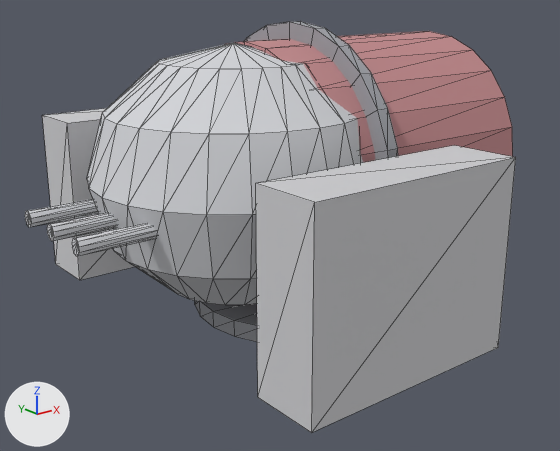
What one commit did to the OBJ model Models/vge_gun_anticraft_emitter.obj.
Camera for both pictures: a 50 mm camera at (-4.75, -5.55, 2.95) aimed at (-0.19, 0.15, 0.67). Arrows for +X, +Y and +Z are at lower left; the lights stay in place. The older version comes first. Mesh edges are drawn as thin lines. Where no turn or scale is listed for an object, it has been applied to the vertices.

The first picture shows 'vge_gun_anticraft_emitter_0', 'vge_gun_anticraft_emitter_1', 'vge_gun_anticraft_emitter_10', 'vge_gun_anticraft_emitter_2', 'vge_gun_anticraft_emitter_3', 'vge_gun_anticraft_emitter_4', 'vge_gun_anticraft_emitter_5', 'vge_gun_anticraft_emitter_8', 'vge_gun_anticraft_emitter_9'.
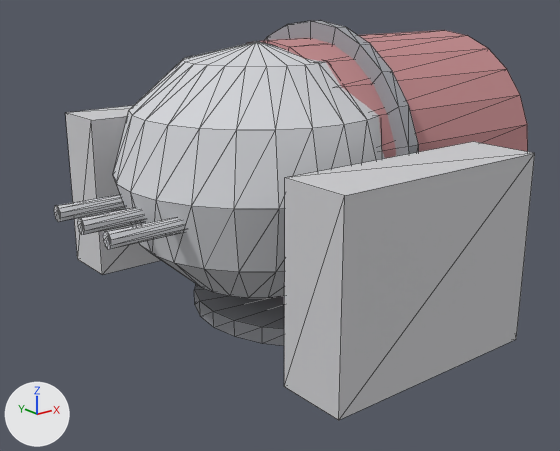
Commit message: VGE B5: guns moved forward along the barrel by VGE's turretTopOffset (0.25), as VGE draws them

Pixel boxes [x1, y1, x2, y2] of what changed, in the pictures (560 x 451 px):
'vge_gun_anticraft_emitter_2', moved: before [256, 145, 516, 433]; after [284, 142, 535, 420]
'vge_gun_anticraft_emitter_1', moved: before [87, 43, 364, 305]; after [113, 41, 385, 298]
'vge_gun_anticraft_emitter_5', moved: before [224, 31, 513, 162]; after [246, 30, 528, 158]
'vge_gun_anticraft_emitter_3', moved: before [42, 108, 135, 280]; after [66, 106, 160, 275]
'vge_gun_anticraft_emitter_4', moved: before [245, 21, 398, 160]; after [265, 20, 419, 156]
'vge_gun_anticraft_emitter_8', moved: before [72, 223, 157, 256]; after [103, 217, 185, 249]
'vge_gun_anticraft_emitter_9', moved: before [47, 212, 117, 241]; after [77, 207, 144, 235]
'vge_gun_anticraft_emitter_10', moved: before [25, 199, 99, 227]; after [54, 194, 126, 222]

The edits, one by one:
me_vge_gun_anticraft_emitter_1 is used by ob_vge_gun_anticraft_emitter_1; location (0.0, 0.0, 0.0).
me_vge_gun_anticraft_emitter_1 had 122 vertices, 240 faces and spanned x -2.12..0.48, y -1.3..1.3, z 0.18..2.46.
me_vge_gun_anticraft_emitter_1 now has 122 vertices, 240 faces and spans x -1.87..0.73, y -1.3..1.3, z 0.18..2.46.
me_vge_gun_anticraft_emitter_1 part 1: the whole mesh is moved by (0.25, 0.0, 0.0).
me_vge_gun_anticraft_emitter_10 is used by ob_vge_gun_anticraft_emitter_10; location (0.0, 0.0, 0.0).
me_vge_gun_anticraft_emitter_10 had 20 vertices, 36 faces and spanned x -2.57..-1.8, y 0.383..0.517, z 1.05..1.19.
me_vge_gun_anticraft_emitter_10 now has 20 vertices, 36 faces and spans x -2.32..-1.55, y 0.383..0.517, z 1.05..1.19.
me_vge_gun_anticraft_emitter_10 part 2: the whole mesh is moved by (0.25, 0.0, 0.0).
me_vge_gun_anticraft_emitter_2 is used by ob_vge_gun_anticraft_emitter_2; location (0.0, 0.0, 0.0).
me_vge_gun_anticraft_emitter_2 had 8 vertices, 12 faces and spanned x -1.72..0.33, y -2.1..-1.5, z 0.06..1.67.
me_vge_gun_anticraft_emitter_2 now has 8 vertices, 12 faces and spans x -1.47..0.58, y -2.1..-1.5, z 0.06..1.67.
me_vge_gun_anticraft_emitter_2 part 3: the whole mesh is moved by (0.25, 0.0, 0.0).
me_vge_gun_anticraft_emitter_3 is used by ob_vge_gun_anticraft_emitter_3; location (0.0, 0.0, 0.0).
me_vge_gun_anticraft_emitter_3 had 8 vertices, 12 faces and spanned x -1.72..0.33, y 1.5..2.1, z 0.06..1.67.
me_vge_gun_anticraft_emitter_3 now has 8 vertices, 12 faces and spans x -1.47..0.58, y 1.5..2.1, z 0.06..1.67.
me_vge_gun_anticraft_emitter_3 part 4: the whole mesh is moved by (0.25, 0.0, 0.0).
me_vge_gun_anticraft_emitter_4 is used by ob_vge_gun_anticraft_emitter_4; location (0.0, 0.0, 0.0).
me_vge_gun_anticraft_emitter_4 had 50 vertices, 96 faces and spanned x -0.2..-0.08, y -1.3..1.3, z 0.02..2.62.
me_vge_gun_anticraft_emitter_4 now has 50 vertices, 96 faces and spans x 0.05..0.17, y -1.3..1.3, z 0.02..2.62.
me_vge_gun_anticraft_emitter_4 part 5: the whole mesh is moved by (0.25, 0.0, 0.0).
me_vge_gun_anticraft_emitter_5 is used by ob_vge_gun_anticraft_emitter_5; location (0.0, 0.0, 0.0).
me_vge_gun_anticraft_emitter_5 had 50 vertices, 96 faces and spanned x -0.7..1.68, y -1.15..1.15, z 0.17..2.47.
me_vge_gun_anticraft_emitter_5 now has 50 vertices, 96 faces and spans x -0.45..1.93, y -1.15..1.15, z 0.17..2.47.
me_vge_gun_anticraft_emitter_5 part 6: the whole mesh is moved by (0.25, 0.0, 0.0).
me_vge_gun_anticraft_emitter_8 is used by ob_vge_gun_anticraft_emitter_8; location (0.0, 0.0, 0.0).
me_vge_gun_anticraft_emitter_8 had 20 vertices, 36 faces and spanned x -2.57..-1.8, y -0.517..-0.383, z 1.05..1.19.
me_vge_gun_anticraft_emitter_8 now has 20 vertices, 36 faces and spans x -2.32..-1.55, y -0.517..-0.383, z 1.05..1.19.
me_vge_gun_anticraft_emitter_8 part 7: the whole mesh is moved by (0.25, 0.0, 0.0).
me_vge_gun_anticraft_emitter_9 is used by ob_vge_gun_anticraft_emitter_9; location (0.0, 0.0, 0.0).
me_vge_gun_anticraft_emitter_9 had 20 vertices, 36 faces and spanned x -2.57..-1.8, y -0.067..0.067, z 1.05..1.19.
me_vge_gun_anticraft_emitter_9 now has 20 vertices, 36 faces and spans x -2.32..-1.55, y -0.067..0.067, z 1.05..1.19.
me_vge_gun_anticraft_emitter_9 part 8: the whole mesh is moved by (0.25, 0.0, 0.0).
